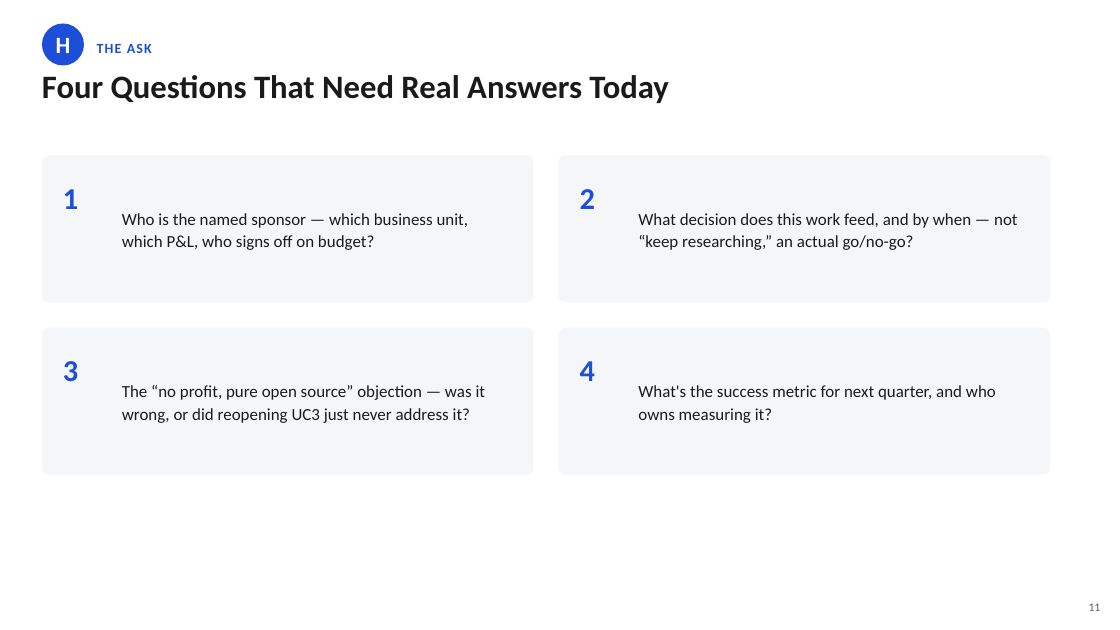
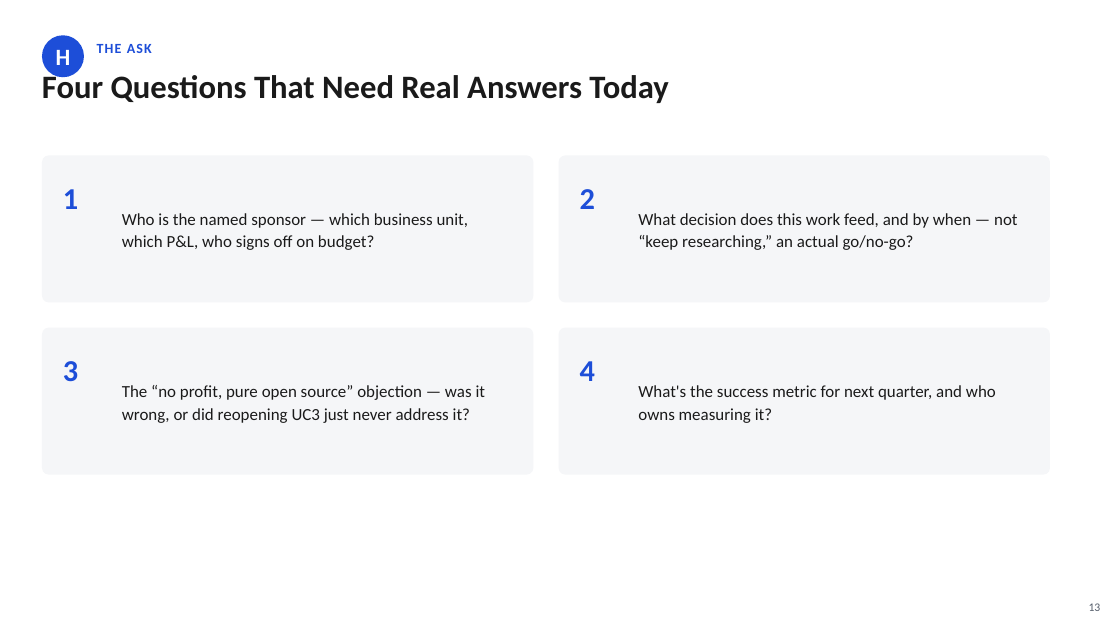
Before and after one commit to Sanjay-dev22/personal-deg, a slide deck: slide 13 of p2p-energy-trading-review/DEG-IES-Market-Reality-Decision.pptx (slide 11 before the commit). Drawn at 1120x630 pixels with LibreOffice and Linux fonts; fonts in the diff are those of the drawing. Boxes give left, top, right and bottom in pixels: in the first picture for what was removed or moved away, otherwise in the second. Text is boxed around its words. In the diff, an @@ line names an element or a change of style, - is before the commit and + after.

```diff
--- a/p2p-energy-trading-review/DEG-IES-Market-Reality-Decision.pptx
+++ b/p2p-energy-trading-review/DEG-IES-Market-Reality-Decision.pptx
@@ text "H": place and size @@
-text "H" at [56, 38, 71, 53]
+text "H" at [56, 50, 71, 65]
@@ ellipse: place and size @@
-ellipse at [42, 24, 84, 66]
+ellipse at [42, 35, 84, 77]
@@ text at [1089, 603, 1101, 611]: text changed @@
-11
+13
```
Also in this commit, not shown: 10 other slides changed, 2 slides added, 1 other file.
